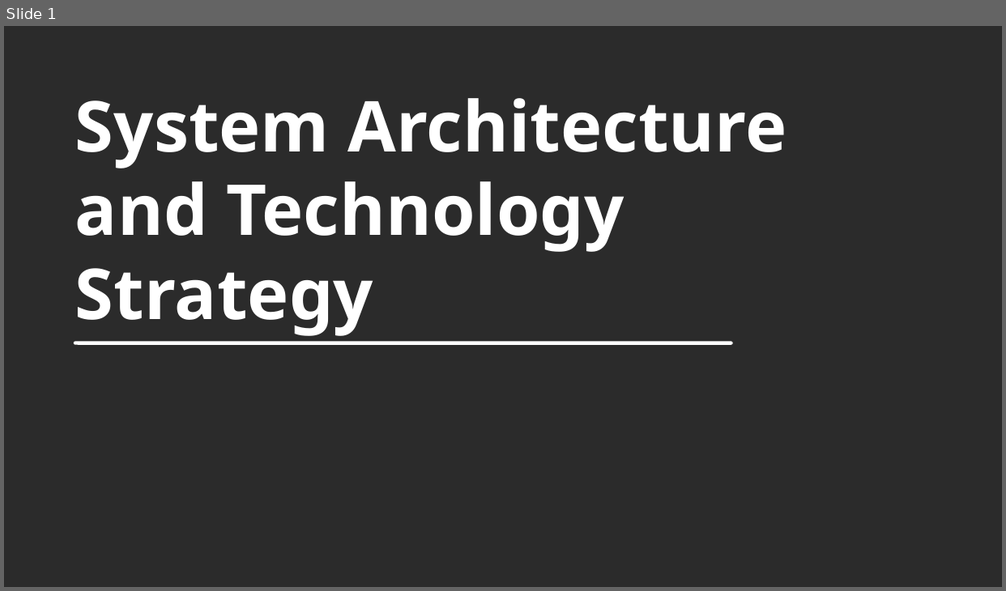
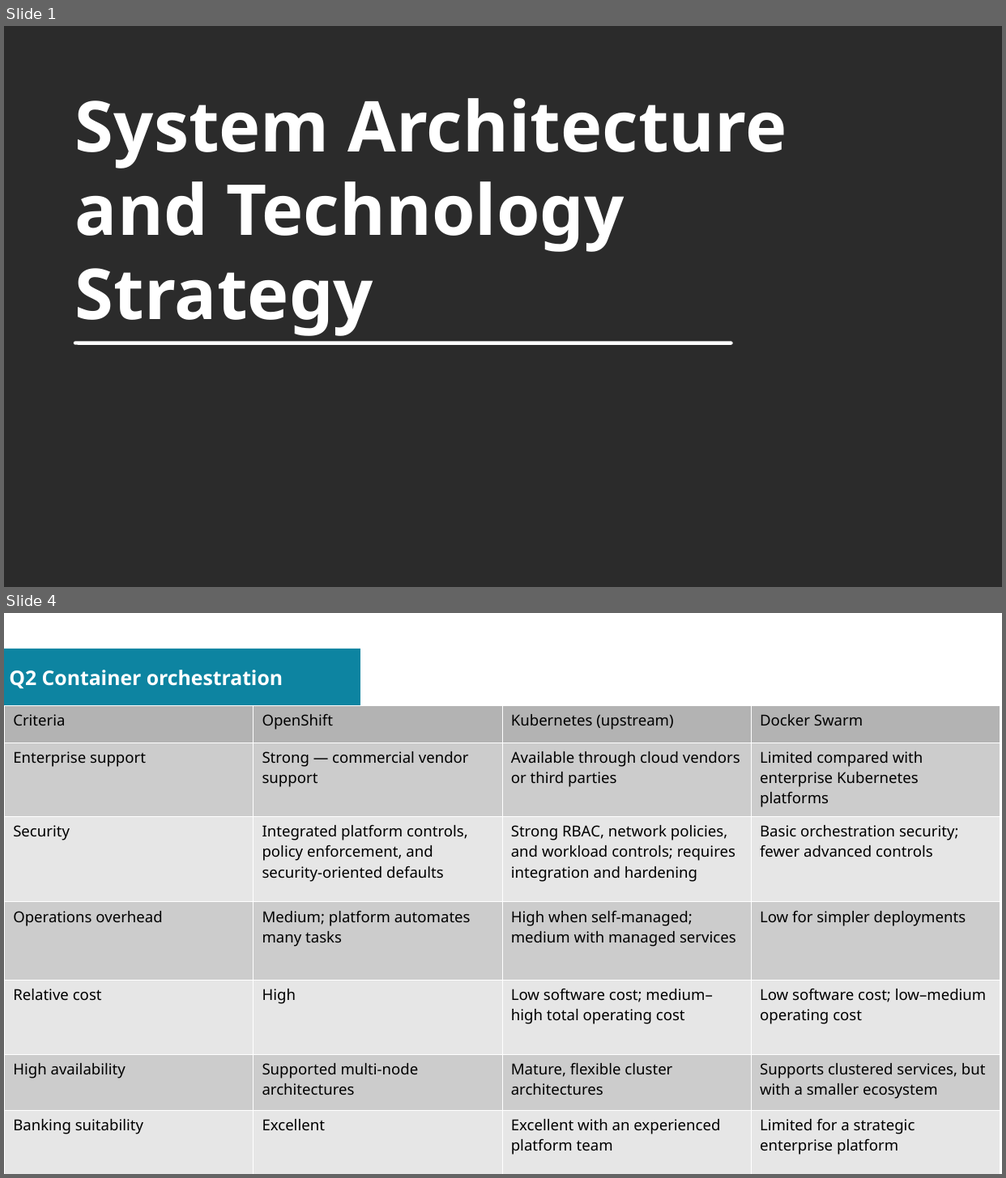
Before and after one commit to sovannotychea/ori-test, a slide deck: docs/02.odp. Shown one above the other, each under a label of ours: slide 1 before the commit, slides 1 and 4 after it; the slides between them are not shown. The pictures are 1006x591 and 1006x1178 pixels, drawn with LibreOffice and Linux fonts; fonts in the diff are those of the drawing; background and template pictures are left out; a plain dark background stands for a picture behind light text. Boxes give left, top, right and bottom in pixels: in the first picture for what was removed or moved away, otherwise in the second. Text is boxed around its words. In the diff, an @@ line names an element or a change of style, - is before the commit and + after.

```diff
--- a/docs/02.odp
+++ b/docs/02.odp
@@ slide 4 added at box(4, 613, 1002, 1174), background #FFFFFF @@
@@ rectangle added at box(4, 649, 360, 705), fill #0D84A1 @@
@@ title added at box(9, 670, 283, 689), 16 pt, text #FFFFFF, bold @@
+Q2 Container orchestration
@@ table added at box(4, 705, 1000, 1174), 7 rows, 4 columns @@
+Criteria | OpenShift | Kubernetes (upstream) | Docker Swarm
+Enterprise support | Strong — commercial vendor support | Available through cloud vendors or third parties | Limited compared with enterprise Kubernetes platforms
+Security | Integrated platform controls, policy enforcement, and security-oriented defaults | Strong RBAC, network policies, and workload controls; requires integration and hardening | Basic orchestration security; fewer advanced controls
+Operations overhead | Medium; platform automates many tasks | High when self-managed; medium with managed services | Low for simpler deployments
+Relative cost | High | Low software cost; medium–high total operating cost | Low software cost; low–medium operating cost
+High availability | Supported multi-node architectures | Mature, flexible cluster architectures | Supports clustered services, but with a smaller ecosystem
+Banking suitability | Excellent | Excellent with an experienced platform team | Limited for a strategic enterprise platform
```
Also in this commit, not shown: 2 slides changed, 8 other slides added, 1 other file.
